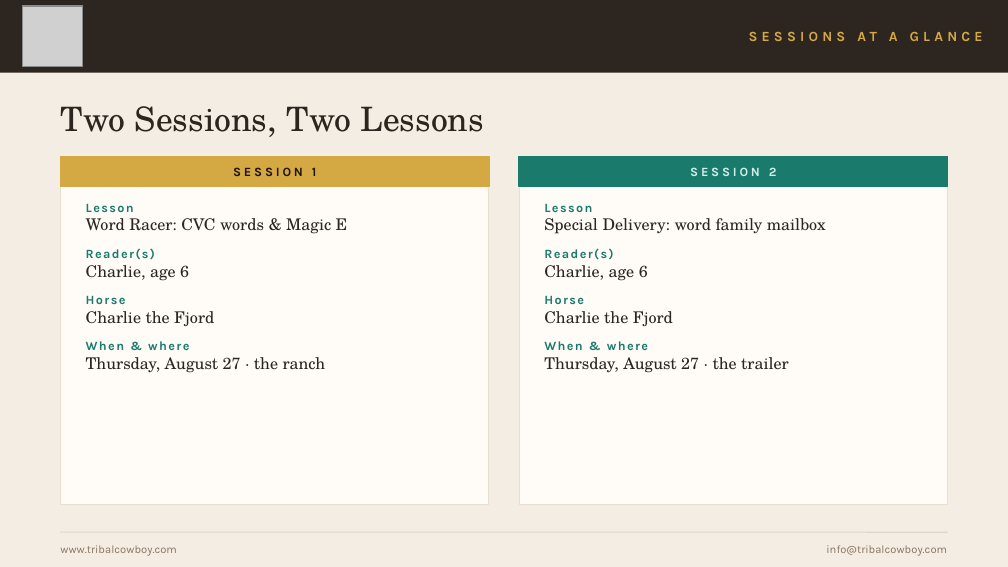
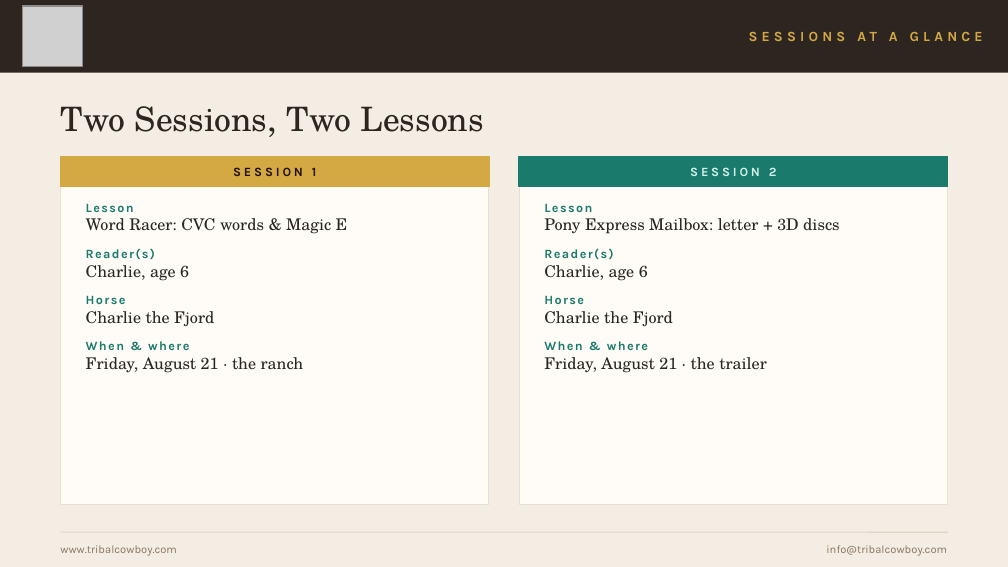
Before and after one commit to mrshuffhines-byte/tribal-cowboy-webhook, a slide deck: slide 2 of content/presentations/HPR-Class4-Practice-Sessions.pptx. Drawn at 1008x567 pixels with LibreOffice and Linux fonts; fonts in the diff are those of the drawing; grey boxes stand for pictures. Boxes give left, top, right and bottom in pixels: in the first picture for what was removed or moved away, otherwise in the second. Text is boxed around its words. In the diff, an @@ line names an element or a change of style, - is before the commit and + after.

```diff
--- a/content/presentations/HPR-Class4-Practice-Sessions.pptx
+++ b/content/presentations/HPR-Class4-Practice-Sessions.pptx
@@ text at [544,218,839,234]: text changed @@
-Special Delivery: word family mailbox
+Pony Express Mailbox: letter + 3D discs
@@ text at [86,357,304,373]: text changed @@
-Thursday, August 27 · the ranch
+Friday, August 21 · the ranch
@@ text at [544,357,767,373]: text changed @@
-Thursday, August 27 · the trailer
+Friday, August 21 · the trailer
```
Also in this commit, not shown: 5 other slides changed, 2 other files.
